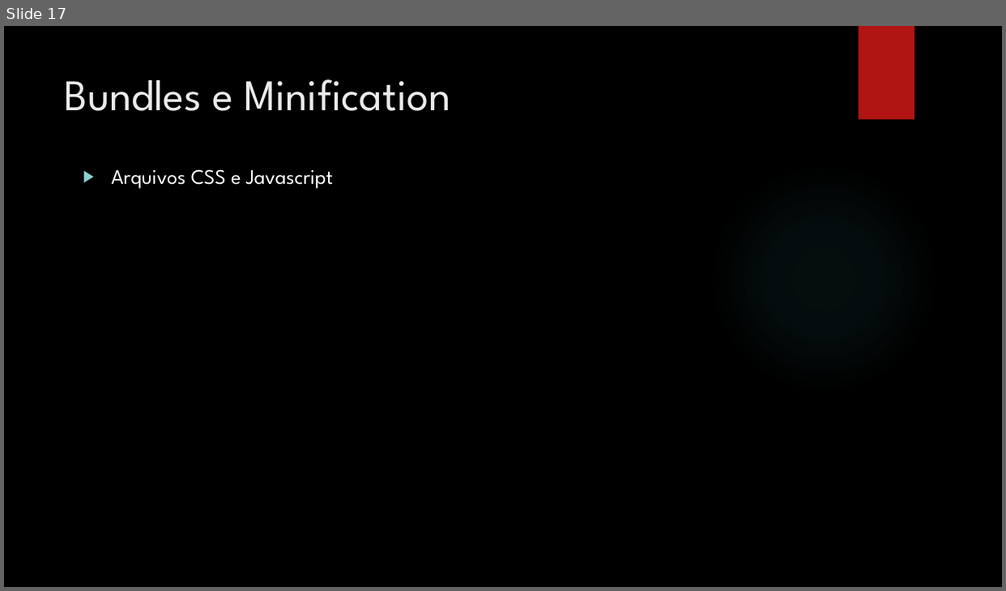
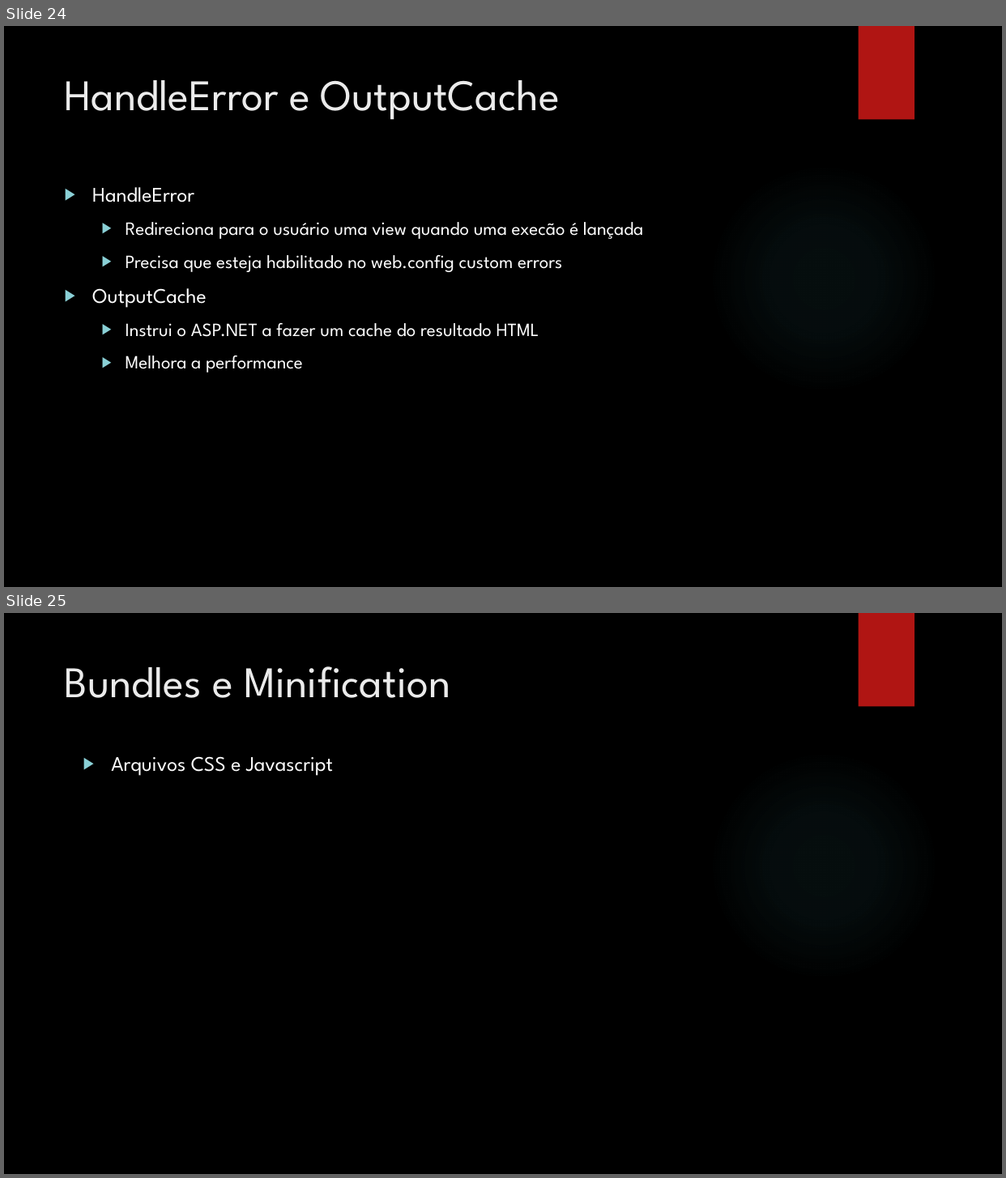
Before and after one commit to leolana/AspnetMvcLab, a slide deck: Presentation/AspNetMvc.pptx. Shown one above the other, each under a label of ours: slide 17 before the commit, slides 24 and 25 after it. The pictures are 1006x591 and 1006x1178 pixels, drawn with LibreOffice and Linux fonts; fonts in the diff are those of the drawing; background and template pictures are left out. Boxes give left, top, right and bottom in pixels: in the first picture for what was removed or moved away, otherwise in the second. Text is boxed around its words. In the diff, an @@ line names an element or a change of style, - is before the commit and + after.

```diff
--- a/Presentation/AspNetMvc.pptx
+++ b/Presentation/AspNetMvc.pptx
@@ slide 24 added at (4, 26, 1002, 587), background picture (left out); not listed: 2 template elements that a slide beside it also shows @@
@@ title added at (65, 80, 560, 120), 42 pt, text #EBEBEB @@
+HandleError e OutputCache
@@ text added at (92, 187, 643, 373), 18 pt, text #FFFFFF @@
+▶ HandleError
+  ▶ Redireciona para o usuário uma view quando uma execão é lançada
+  ▶ Precisa que esteja habilitado no web.config custom errors
+▶ OutputCache
+  ▶ Instrui o ASP.NET a fazer um cache do resultado HTML
+  ▶ Melhora a performance
@@ what was slide 17 is now slide 25 @@
```
Also in this commit, not shown: 6 slides changed, 12 other slides added, 3 slides removed.
